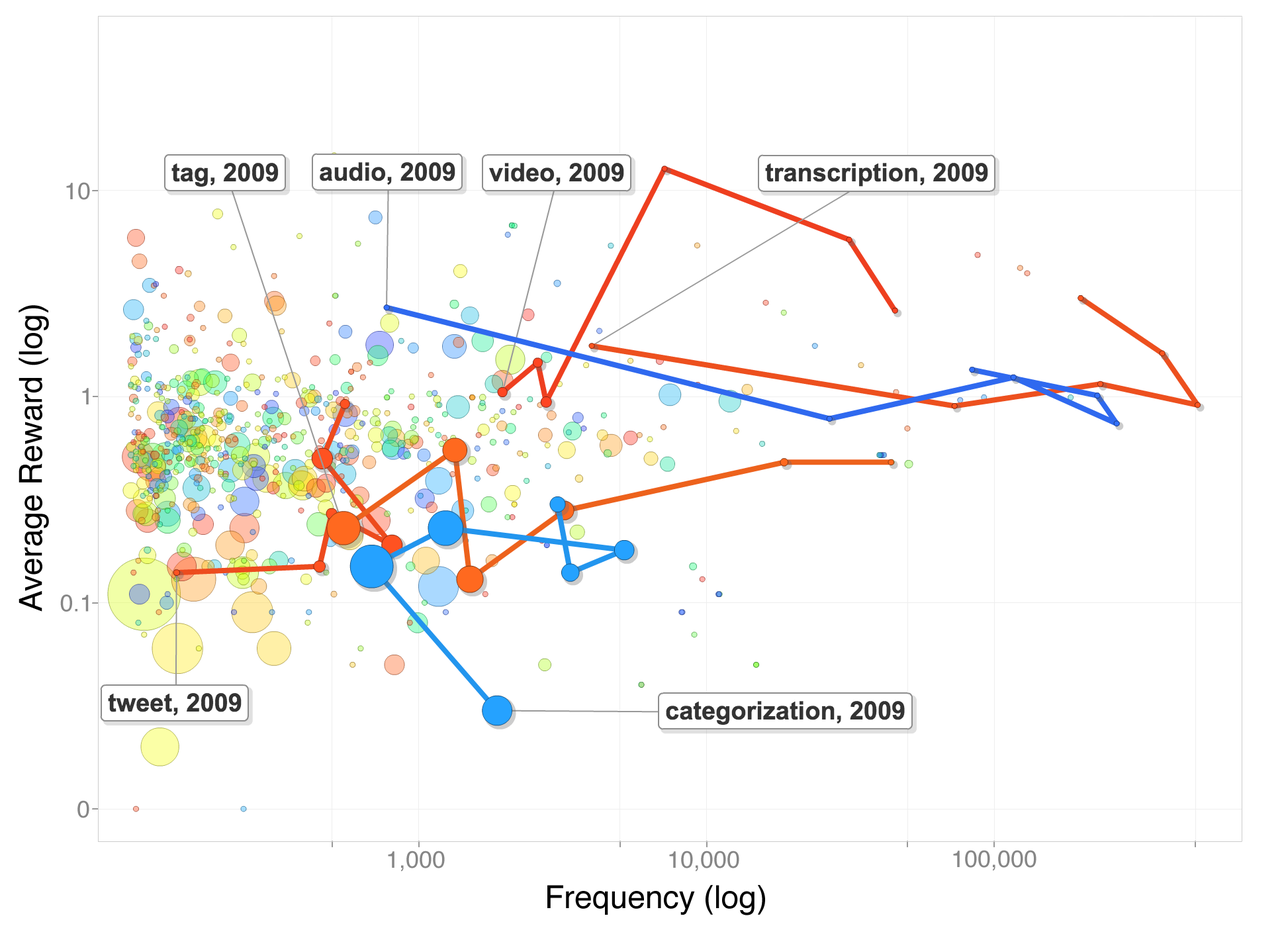
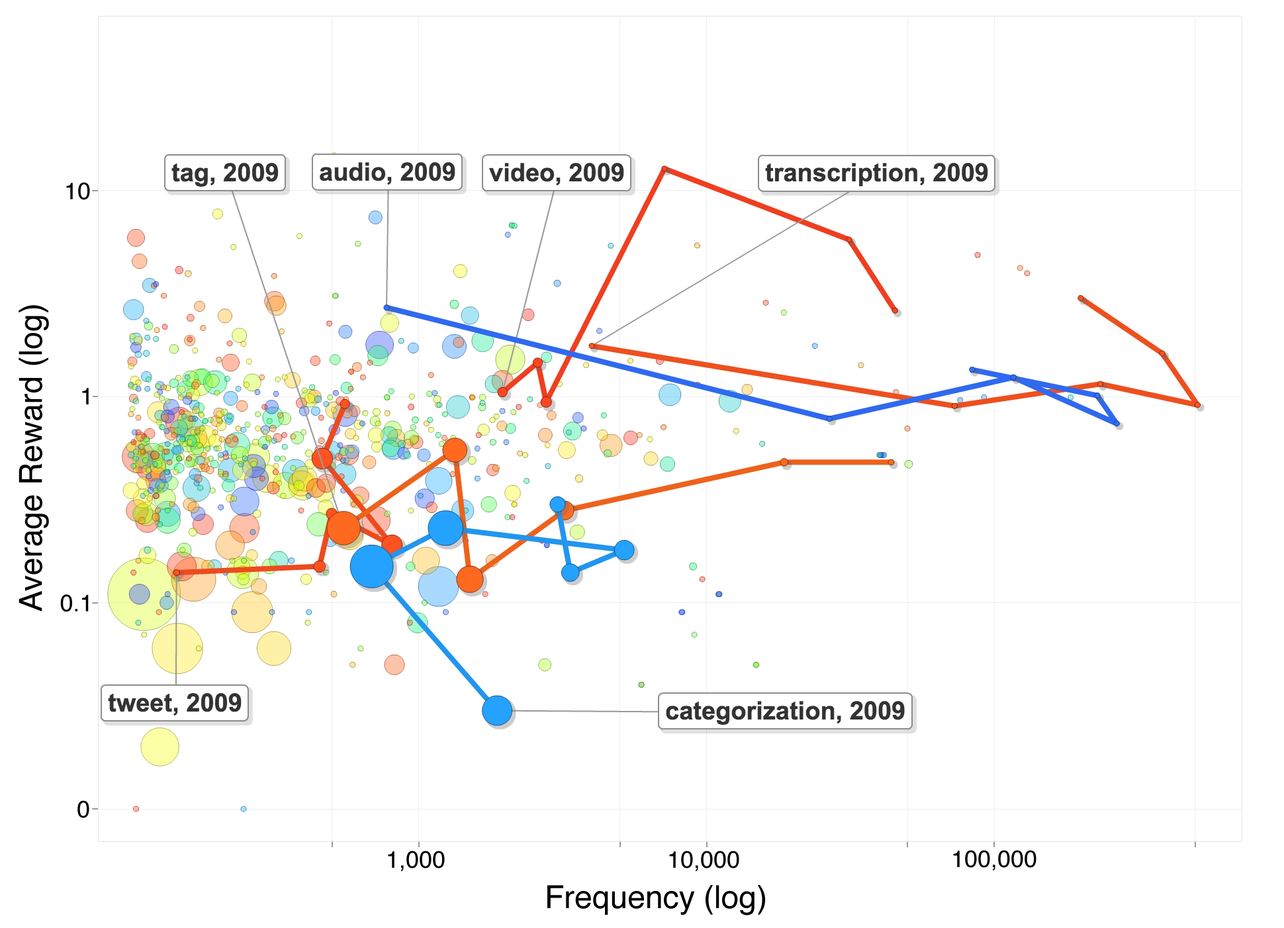
Two versions of the same layered image (1284x928). Layer-by-layer changes:
painted on "0" over (77, 800, 90, 819)
painted on "0.1" over (60, 594, 89, 612)
painted on "1" over (82, 387, 89, 405)
painted on "10" over (66, 182, 91, 200)
painted on "100,000" over (953, 849, 1037, 871)
painted on "10,000" over (669, 850, 740, 872)
painted on "1,000" over (387, 850, 445, 872)
painted on "Layer 0" over (97, 15, 1243, 843)
